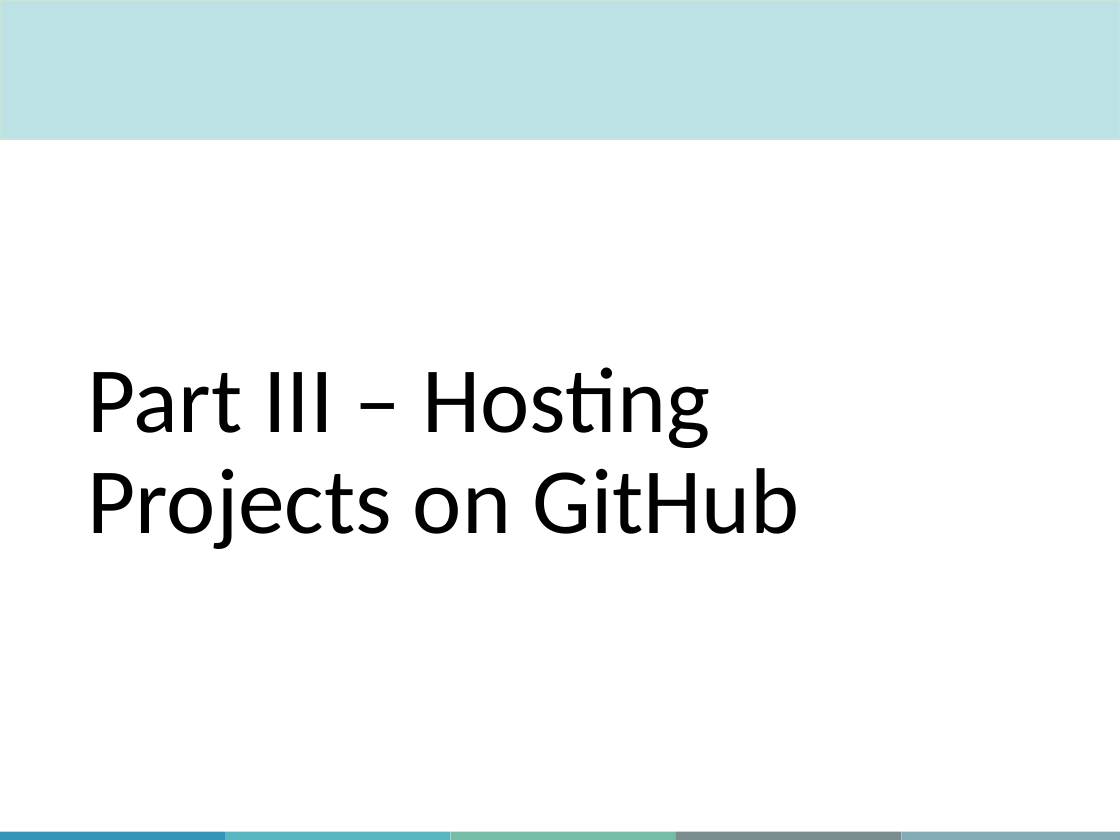
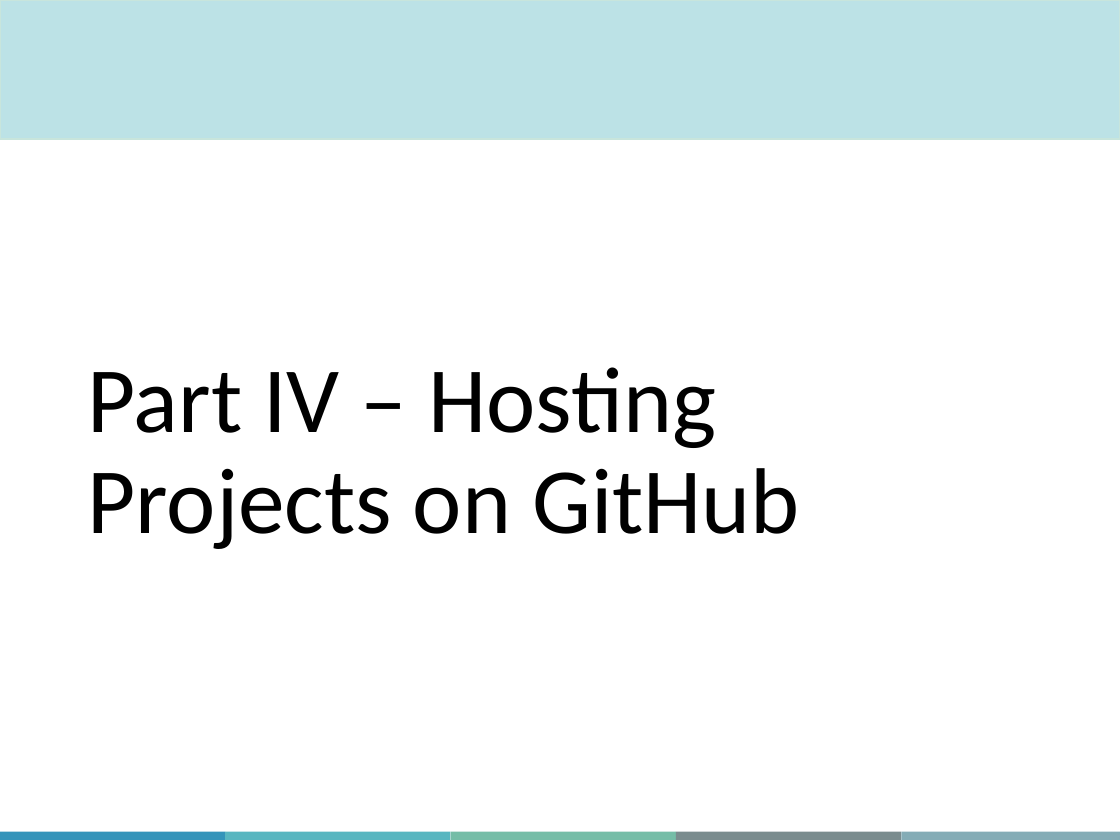
Before and after one commit to aosakwe/MiCM_IntroToGitHub, a slide deck: slide 22 of Slides/MiCM_GitHub_Workshop.pptx (slide 11 before the commit). Drawn at 1120x840 pixels with LibreOffice and Linux fonts; fonts in the diff are those of the drawing; background and template pictures are left out. Boxes give left, top, right and bottom in pixels: in the first picture for what was removed or moved away, otherwise in the second. Text is boxed around its words. In the diff, an @@ line names an element or a change of style, - is before the commit and + after.

```diff
--- a/Slides/MiCM_GitHub_Workshop.pptx
+++ b/Slides/MiCM_GitHub_Workshop.pptx
@@ title at <box>88,367,800,549</box>: text changed @@
-Part III – Hosting Projects on GitHub
+Part IV – Hosting Projects on GitHub
```
Also in this commit, not shown: 6 other slides changed, 17 slides added, 3 other files.
